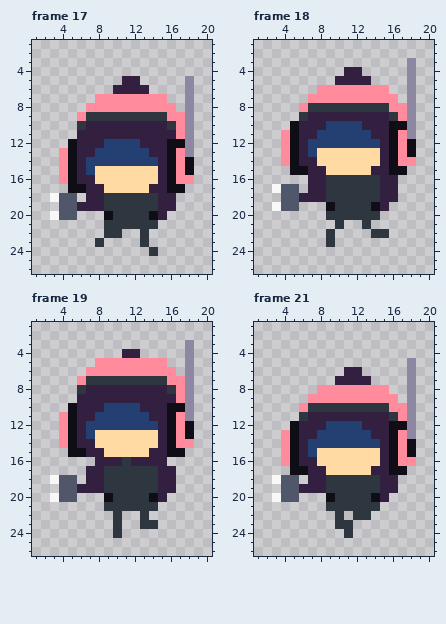
File history of a pixel-art file, art/hacker4.ase. Above, as it was before the edit.
24x32 pixels, 24 frames. Shown: frame 17: x 1..20, y 1..26; frame 18: x 1..20, y 1..26; frame 19: x 1..20, y 1..26; frame 21: x 1..20, y 1..26. The commit also changed other frames, which this record leaves out.
After:
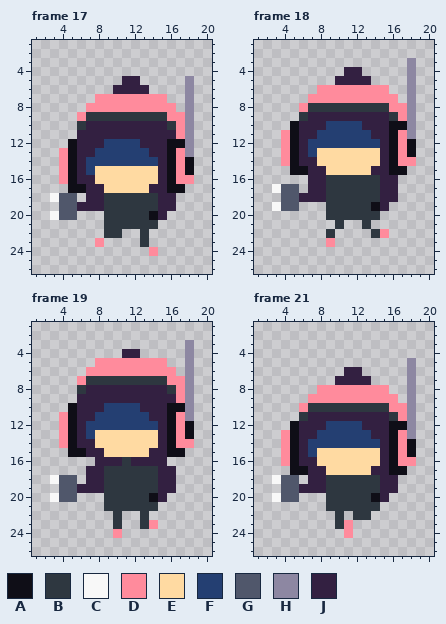
Palette (. is transparent): A #0f0e17  B #2e3740  C #f8f8f8  D #ff8b9c  E #ffdaa2  F #243f72  G #50576b  H #8d87a2  J #332041
Changes in this commit:
Frame 17, layer "Taser":
y 20: x 9 A -> B
y 23: x 8 B -> D
y 24: x 14 B -> D
Frame 18, layer "Taser":
y 19: x 9 A -> B
y 22: x 15 B -> D
y 23: x 9 B -> D
Frame 19, layer "Taser":
y 20: x 9 A -> B
y 23: x 14 B -> D
y 24: x 10 B -> D
Frame 21, layer "Taser":
y 20: x 9 A -> B
y 23..24: x 11 B -> D
Changed places in both pictures, as pixel boxes (x1, y1, x2, y2):
changed: (95, 211, 113, 247)
changed: (149, 247, 158, 256)
changed: (326, 202, 335, 247)
changed: (380, 229, 389, 238)
changed: (104, 493, 158, 538)
changed: (326, 493, 353, 538)
